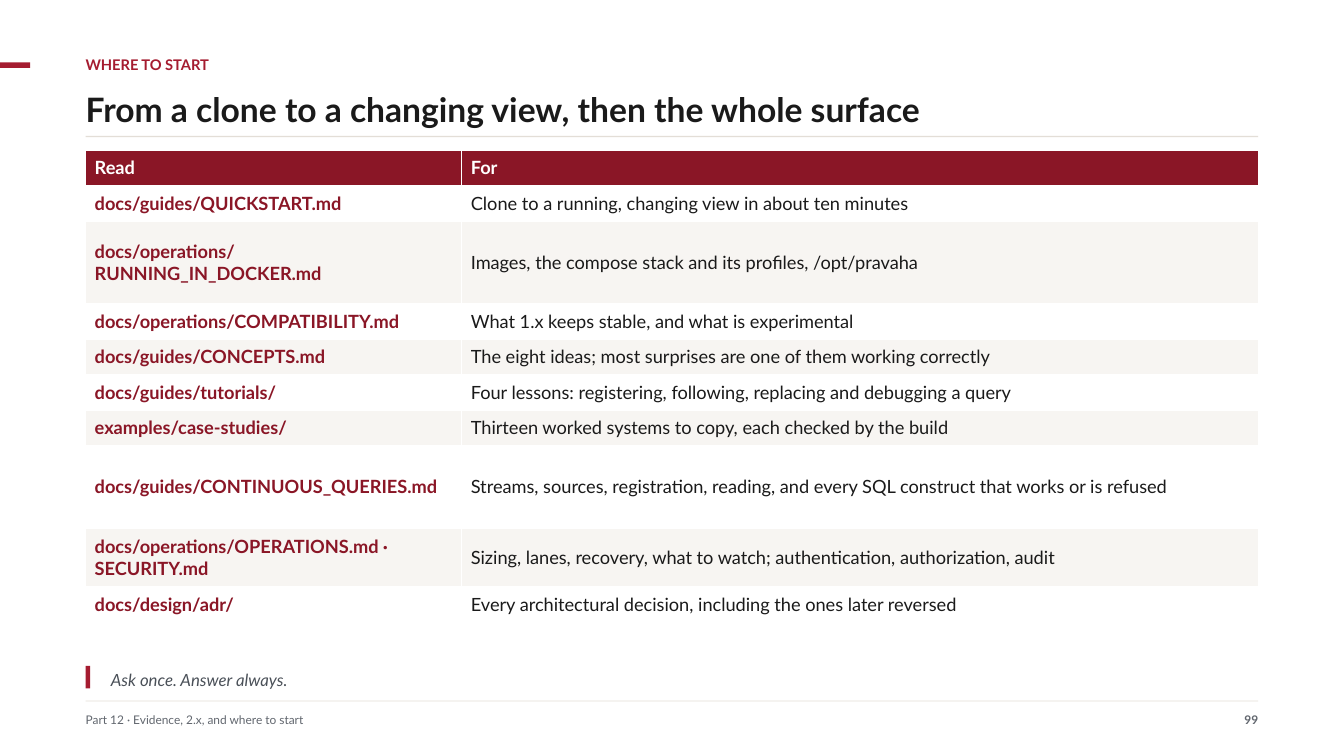
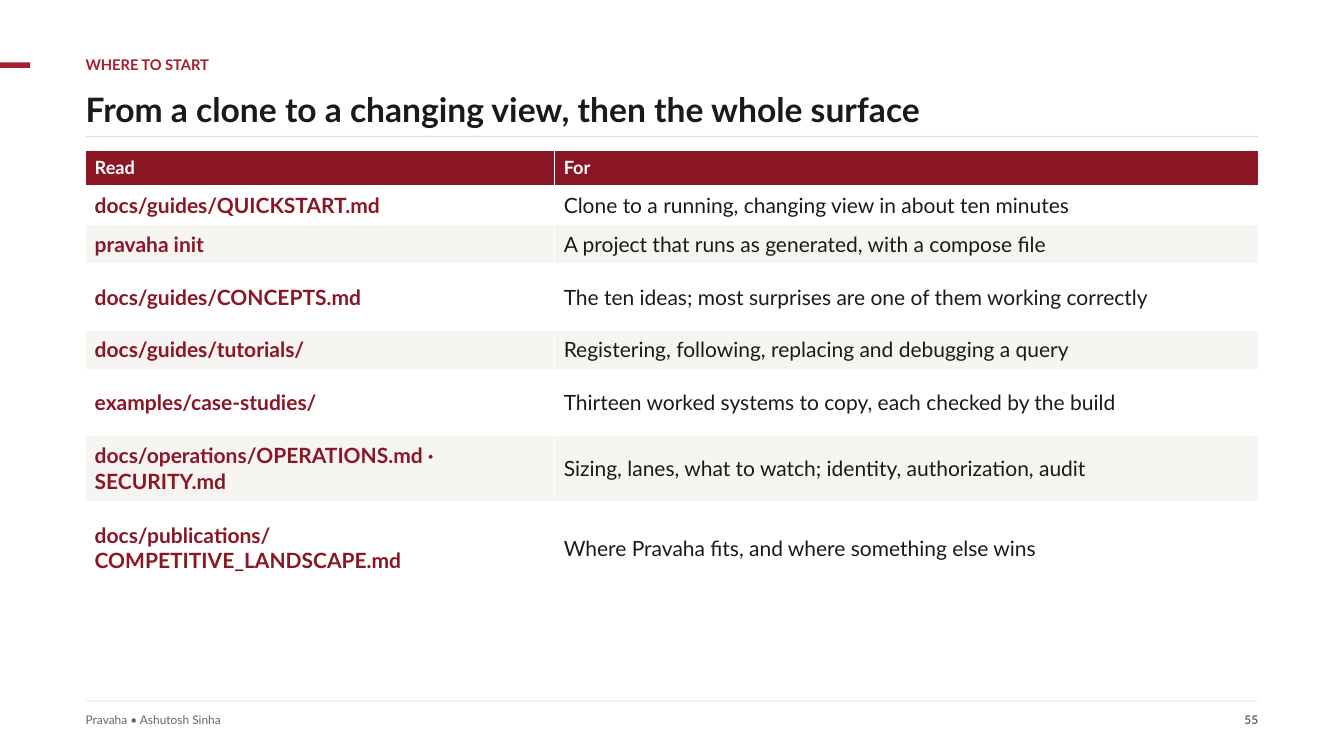
Before and after one commit to ajsinha/pravaha, a slide deck: slide 55 of docs/publications/Pravaha-Continuous-SQL-Engine-Design-and-Evidence.pptx (slide 99 before the commit). Drawn at 1344x756 pixels with LibreOffice and Linux fonts; fonts in the diff are those of the drawing. Boxes give left, top, right and bottom in pixels: in the first picture for what was removed or moved away, otherwise in the second. Text is boxed around its words. In the diff, an @@ line names an element or a change of style, - is before the commit and + after.

```diff
--- a/docs/publications/Pravaha-Continuous-SQL-Engine-Design-and-Evidence.pptx
+++ b/docs/publications/Pravaha-Continuous-SQL-Engine-Design-and-Evidence.pptx
@@ table at bbox=[86, 150, 1258, 595] @@
-row 3: docs/operations/RUNNING_IN_DOCKER.md | Images, the compose stack and its profiles, /opt/pravaha
-row 4: docs/operations/COMPATIBILITY.md | What 1.x keeps stable, and what is experimental
-row 5: docs/guides/CONCEPTS.md | The eight ideas; most surprises are one of them working correctly
-row 6: docs/guides/tutorials/ | Four lessons: registering, following, replacing and debugging a query
+row 3: pravaha init | A project that runs as generated, with a compose file
+row 4: docs/guides/CONCEPTS.md | The ten ideas; most surprises are one of them working correctly
+row 5: docs/guides/tutorials/ | Registering, following, replacing and debugging a query
-row 8: docs/guides/CONTINUOUS_QUERIES.md | Streams, sources, registration, reading, and every SQL construct that works or is refused
-row 9: docs/operations/OPERATIONS.md · SECURITY.md | Sizing, lanes, recovery, what to watch; authentication, authorization, audit
-row 10: docs/design/adr/ | Every architectural decision, including the ones later reversed
+row 7: docs/operations/OPERATIONS.md · SECURITY.md | Sizing, lanes, what to watch; identity, authorization, audit
+row 8: docs/publications/COMPETITIVE_LANDSCAPE.md | Where Pravaha fits, and where something else wins
@@ rectangle removed at bbox=[86, 666, 90, 689] @@
@@ text removed at bbox=[111, 673, 287, 689] @@
-Ask once. Answer always.
@@ text at bbox=[86, 715, 220, 724]: text changed @@
-Part 12 · Evidence, 2.x, and where to start
+Pravaha • Ashutosh Sinha
@@ text at bbox=[1244, 715, 1258, 724]: text changed @@
-99
+55
```
Also in this commit, not shown: 17 other slides changed, 38 slides added, 81 slides removed, 11 other files.
